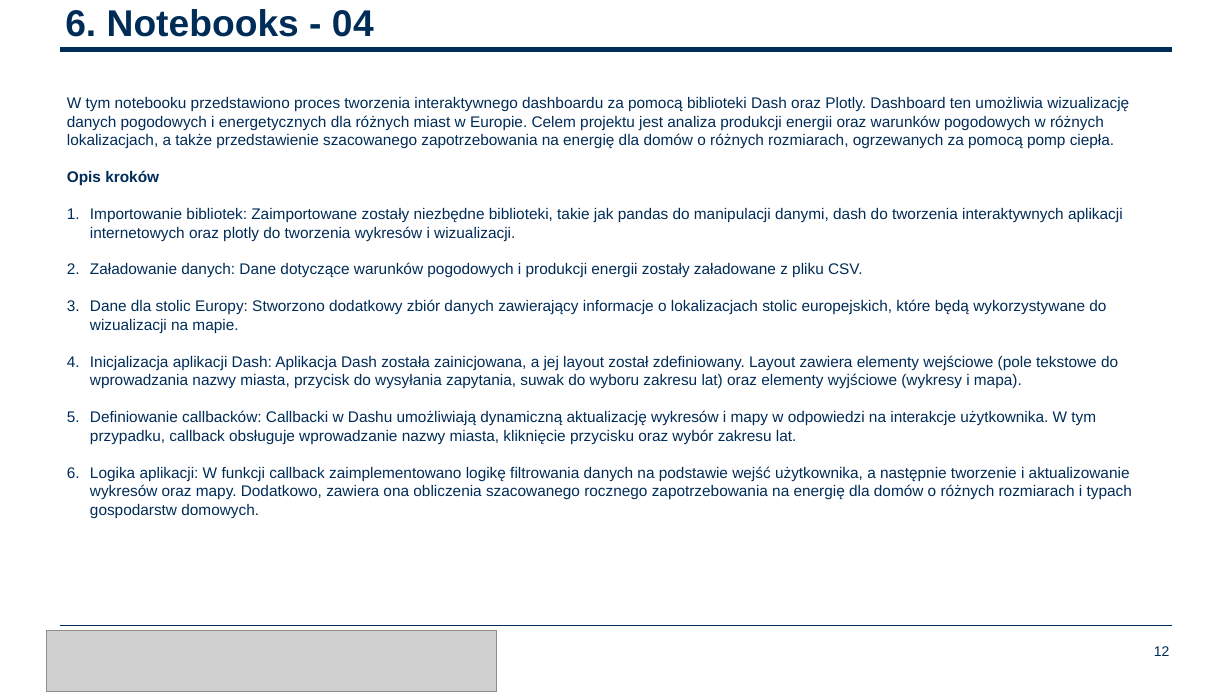
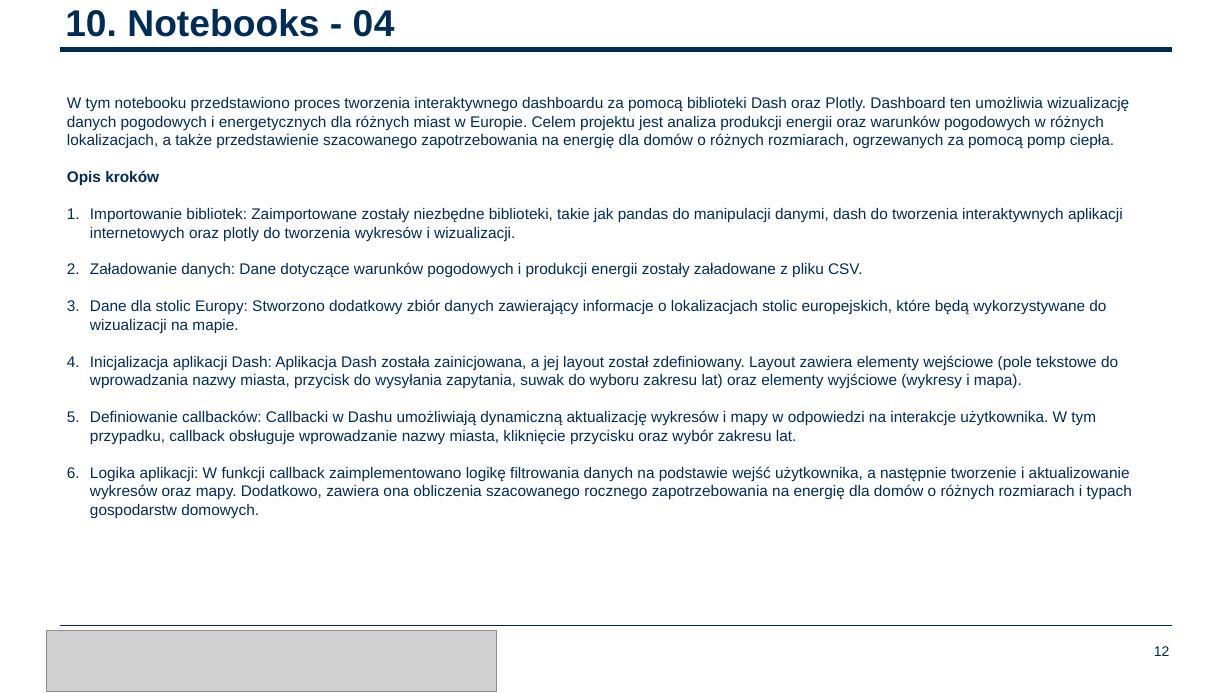
Before and after one commit to BartoszRP/MERITO_ML_Projekt_Fotowoltaika_2024, a slide deck: slide 12 of 6. Docs/Bartosz_Reszka_Piwowarski_Prezentacja.pptx. Drawn at 1232x693 pixels with LibreOffice and Linux fonts; fonts in the diff are those of the drawing; grey boxes stand for pictures; background and template pictures are left out. Boxes give left, top, right and bottom in pixels: in the first picture for what was removed or moved away, otherwise in the second. Text is boxed around its words. In the diff, an @@ line names an element or a change of style, - is before the commit and + after.

```diff
--- a/6. Docs/Bartosz_Reszka_Piwowarski_Prezentacja.pptx
+++ b/6. Docs/Bartosz_Reszka_Piwowarski_Prezentacja.pptx
@@ title at (65, 9, 395, 37): text changed @@
-6. Notebooks - 04
+10. Notebooks - 04
```
Also in this commit, not shown: 4 other slides changed, 3 slides added, 1 other file.
